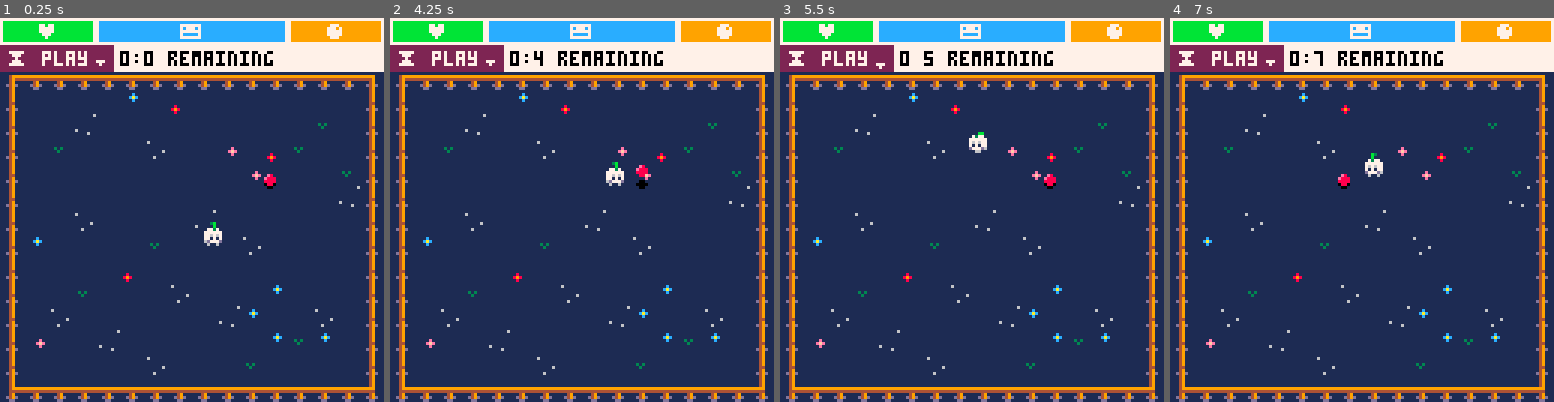
Above: before the commit, frames 1-4 (left to right).
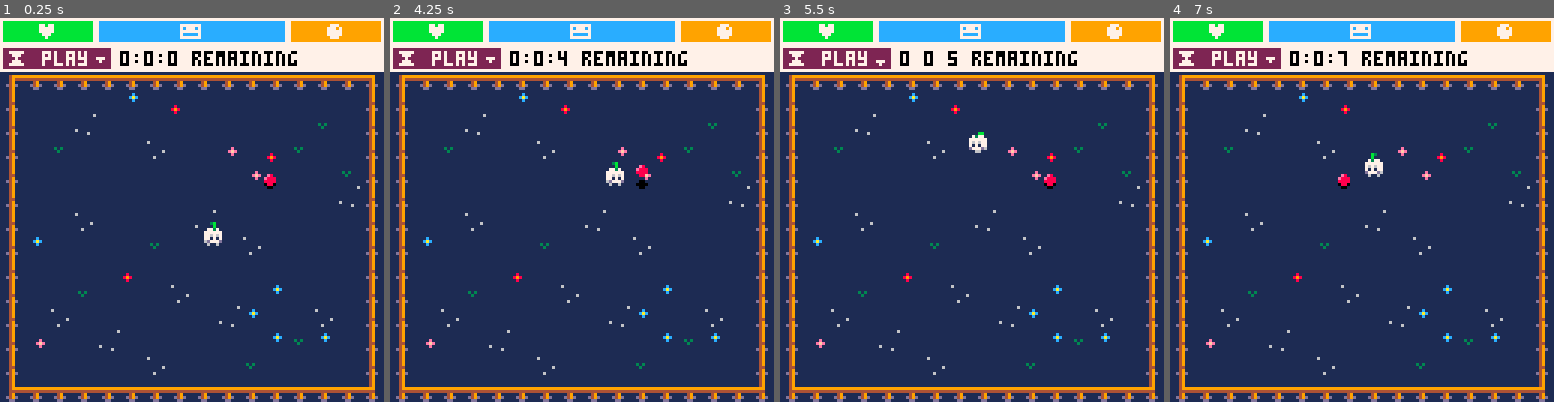
Above: after the commit, the same moments.

Repository: Skylarity/turnip-tot
Game: PICO-8 cartridge turnip-tot.p8
Two runs of this game, one before a commit and one after it. Both use one fixed random seed, a clock stepped at 60 frames per second and the inputs below.
Inputs:
- Up to frame 1 (0.25 s): no input
- Up to frame 2 (4.25 s): tap O (Z key) at 0.33, 0.7, 1.43, 2.22, 3.1, 3.98 s; tap X (X key) at 1.07, 2.07, 2.4, 2.73, 3.07, 3.4, 3.73, 4.07 s; hold Left 1.97-2.37 s; hold Down 2.42-2.82 s; hold Right 2.87-3.53 s; hold Up 3.58-4.08 s; hold Right from 4.13 s (still down)
- Up to frame 3 (5.5 s): tap X (X key) every 0.33 s from 4.4 to 5.4 s; release Right at 4.53 s; hold Down 4.58-5.08 s; tap O (Z key) at 4.87 s; hold Left from 5.13 s (still down)
- Up to frame 4 (7 s): tap X (X key) every 0.33 s from 5.73 to 6.73 s; tap O (Z key) at 5.75, 6.63 s; release Left at 5.8 s; hold Up 5.85-6.18 s; hold Left 6.23-6.63 s; hold Down from 6.68 s (still down)

The runs differ from the first frame. In frame 1, 1.0% of the frame differs, in the area x 0-78%, y 7-15%; in frame 2, 1.0%; in frame 3, 1.0%; in frame 4, 1.0%.

Commit message:
Working on "idle" UI

Diff:
--- a/turnip-tot.p8
+++ b/turnip-tot.p8
@@ -658,13 +658,17 @@
 			2,11,7)
 
 	-- up/down arrows --
-	local wobble = sin(time())
+	local wobble = sin(time())*2
+	wobble = mid(-1,wobble,1)
 	if p.cur_sel > 2 then
-		spr(34,30,10+wobble)
+		spr(34,30,9+wobble)
 	end
 	if p.cur_sel < 5 then
-		spr(35,30,10+wobble)
-	end
+		spr(35,30,9+wobble)
+	end
+
+	-- border --
+	rect(0,9,37,17,7)
 
 	-- ready indicator --
 	-- bg
@@ -674,10 +678,16 @@
 	-- border
 	rect(38,9,127,17,7)
 	-- label
-	local minute = flr(time()/60)
-	local second = flr(time())
-	local str = tostr(minute)
-	str ..= flr(time()*2)%2==0 and ":" or " "
+	local flasher = flr(time()*2)%2==0 and ":" or " "
+	local hour = flr(time()/60/60)%12
+	local minute = flr(time()/60)%60
+	local second = flr(time())%60
+
+	local str = ""
+	str ..= tostr(hour)
+	str ..= flasher
+	str ..= tostr(minute)
+	str ..= flasher
 	str ..= tostr(second)
 	str ..= " remaining"
 
